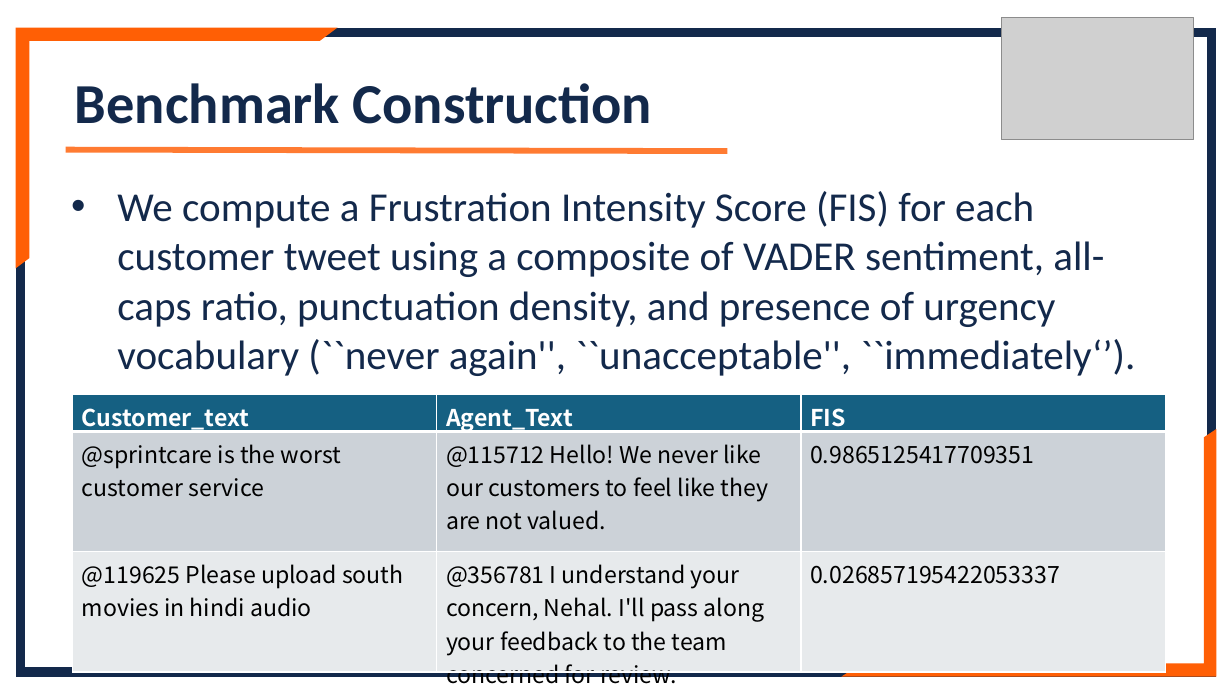
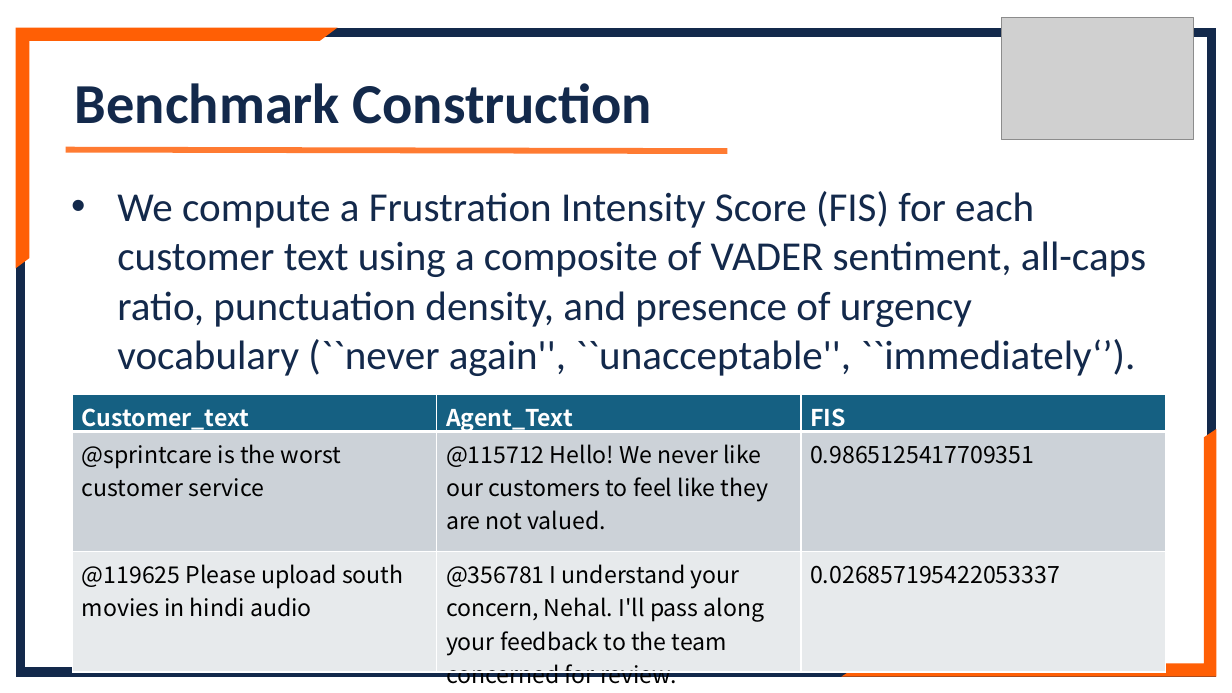
Before and after one commit to lennylin1998/ecs-llm, a slide deck: slide 7 of src/Files/Final_ppt.pptx (slide 8 before the commit). Drawn at 1232x693 pixels with LibreOffice and Linux fonts; fonts in the diff are those of the drawing; grey boxes stand for pictures. Boxes give left, top, right and bottom in pixels: in the first picture for what was removed or moved away, otherwise in the second. Text is boxed around its words. In the diff, an @@ line names an element or a change of style, - is before the commit and + after.

```diff
--- a/src/Files/Final_ppt.pptx
+++ b/src/Files/Final_ppt.pptx
@@ text at [117,191,1146,376]: text changed @@
-• We compute a Frustration Intensity Score (FIS) for each customer tweet using a composite of VADER sentiment, all-caps ratio, punctuation density, and presence of urgency vocabulary (``never again'', ``unacceptable'', ``immediately‘’).
+• We compute a Frustration Intensity Score (FIS) for each customer text using a composite of VADER sentiment, all-caps ratio, punctuation density, and presence of urgency vocabulary (``never again'', ``unacceptable'', ``immediately‘’).
```
Also in this commit, not shown: 4 other slides changed, 1 slide removed.
